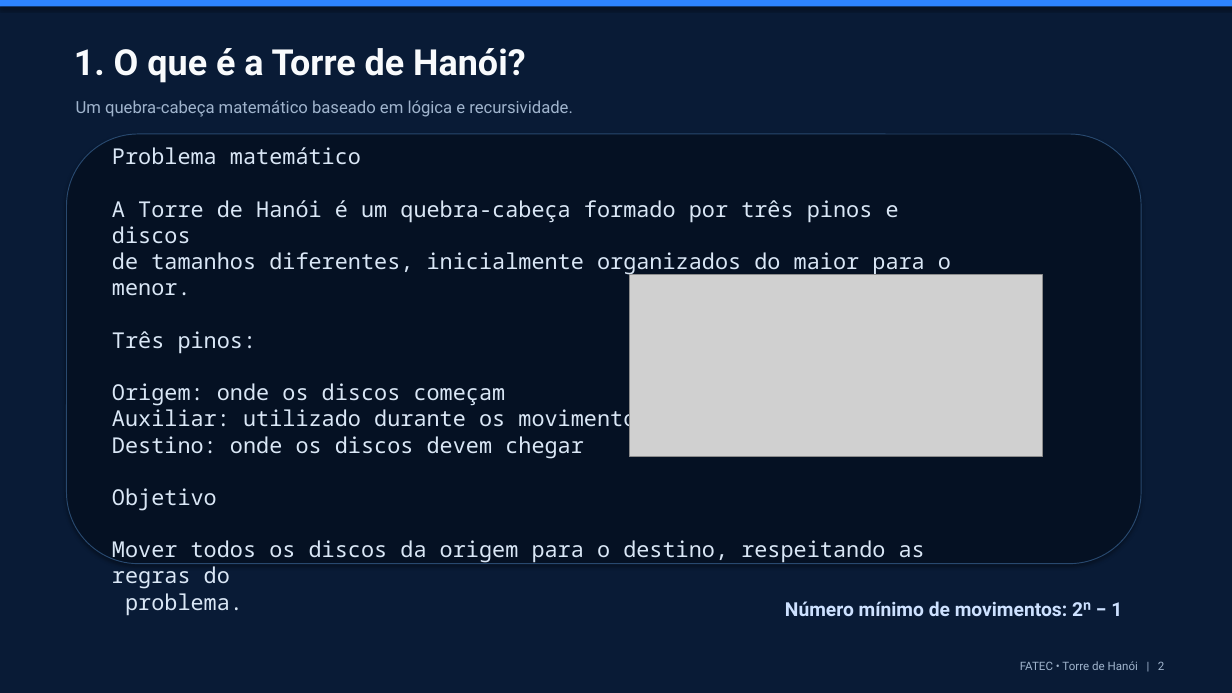
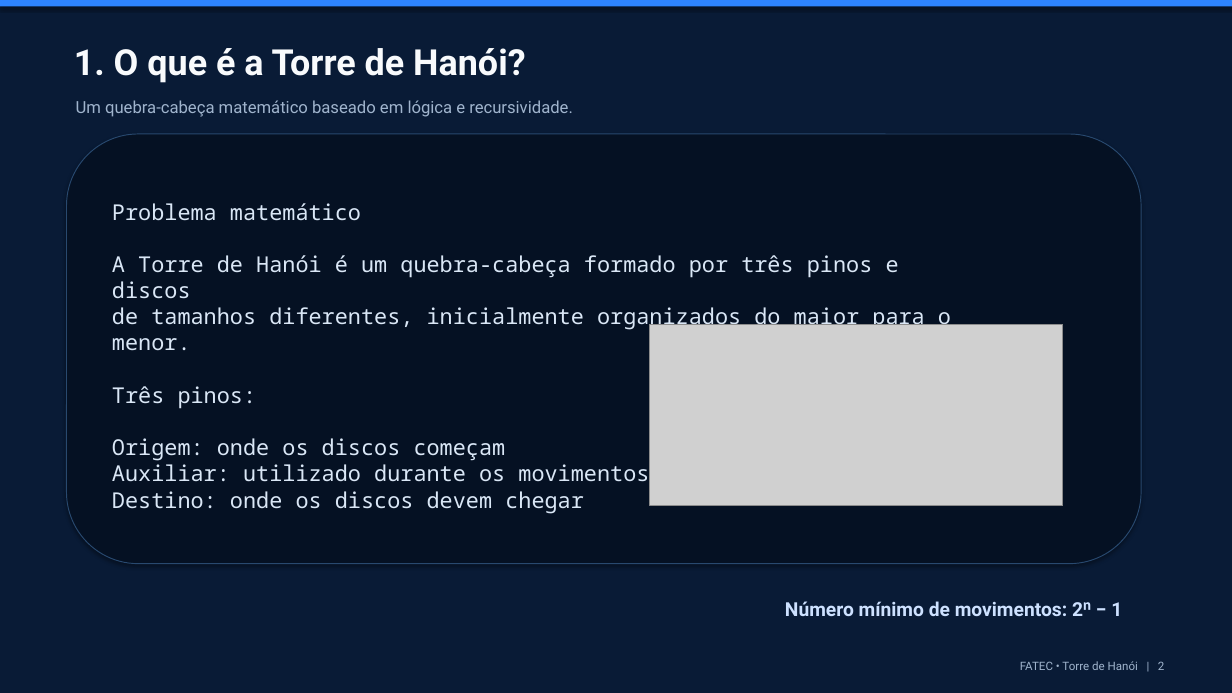
Before and after one commit to vh-dev-fatec/torres-hanoi, a slide deck: slide 2 of docs/Torre_de_Hanoi_FATEC_Apresentacao.pptx. Drawn at 1232x693 pixels with LibreOffice and Linux fonts; fonts in the diff are those of the drawing; grey boxes stand for pictures. Boxes give left, top, right and bottom in pixels: in the first picture for what was removed or moved away, otherwise in the second. Text is boxed around its words. In the diff, an @@ line names an element or a change of style, - is before the commit and + after.

```diff
--- a/docs/Torre_de_Hanoi_FATEC_Apresentacao.pptx
+++ b/docs/Torre_de_Hanoi_FATEC_Apresentacao.pptx
@@ text "Problema matemático": place and size @@
-text "Problema matemático" at bbox=[112, 147, 951, 616]
+text "Problema matemático" at bbox=[112, 203, 951, 509]
@@ picture: place and size @@
-picture at bbox=[629, 274, 1043, 457]
+picture at bbox=[650, 324, 1063, 506]
@@ text at bbox=[112, 488, 925, 616]: paragraphs removed @@
-Objetivo
-Mover todos os discos da origem para o destino, respeitando as regras do
-problema.
```
Also in this commit, not shown: 4 other slides changed, 1 other file.
